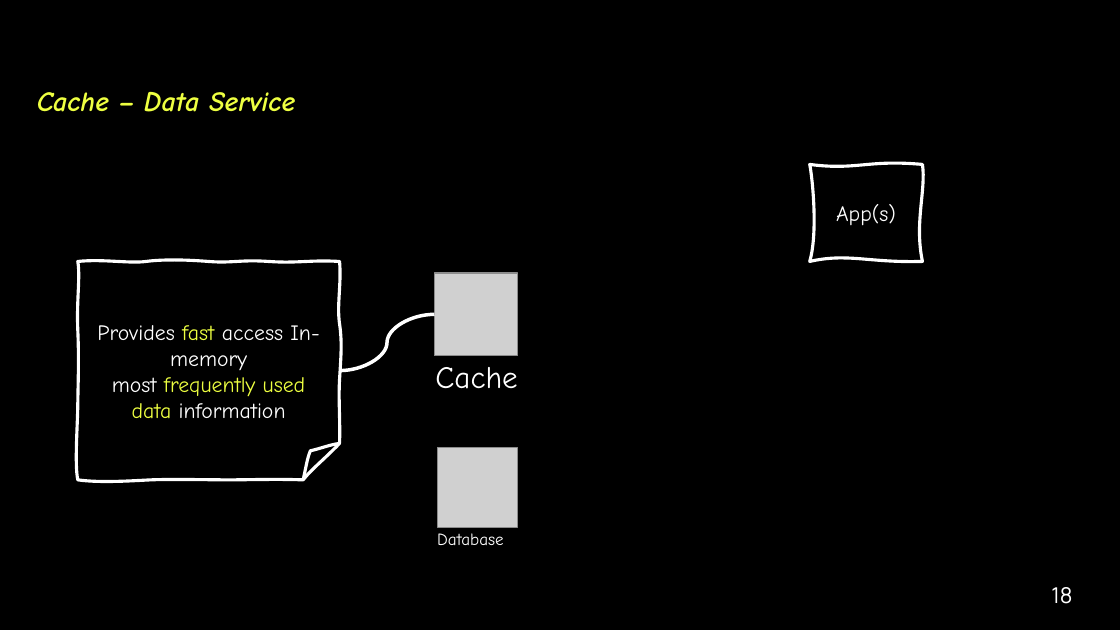
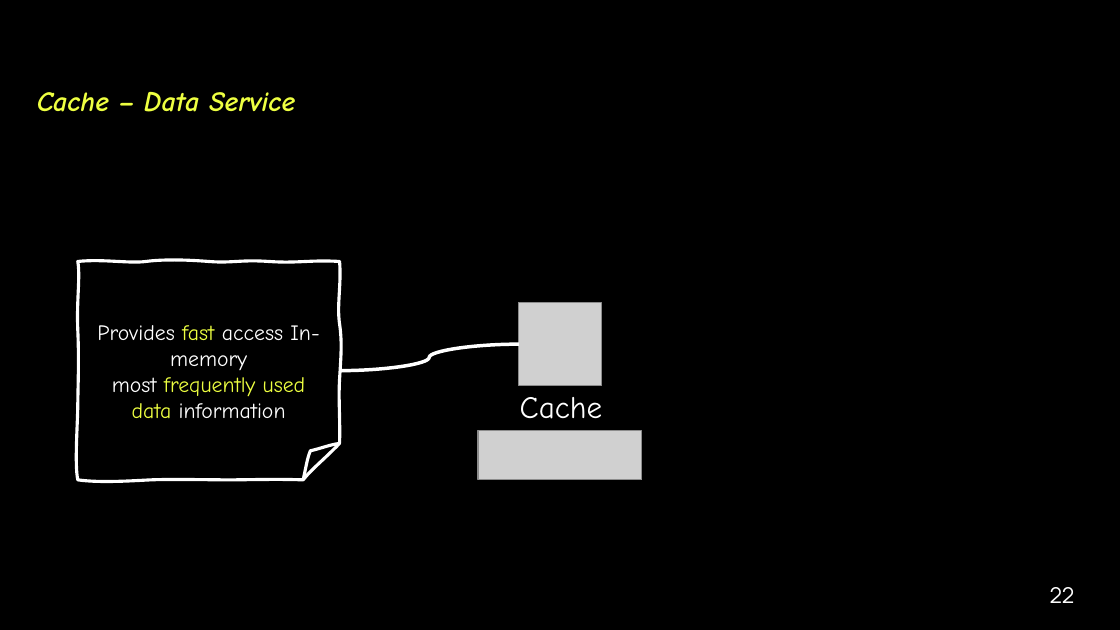
Before and after one commit to ggreen/real-time-AI-ML-event-streaming, a slide deck: slide 22 of docs/conferences/afrotech-realtime-ai-2024.pptx (slide 18 before the commit). Drawn at 1120x630 pixels with LibreOffice and Linux fonts; fonts in the diff are those of the drawing; grey boxes stand for pictures; background and template pictures are left out. Boxes give left, top, right and bottom in pixels: in the first picture for what was removed or moved away, otherwise in the second. Text is boxed around its words. In the diff, an @@ line names an element or a change of style, - is before the commit and + after.

```diff
--- a/docs/conferences/afrotech-realtime-ai-2024.pptx
+++ b/docs/conferences/afrotech-realtime-ai-2024.pptx
@@ freeform shape removed at (810, 165, 923, 262) @@
-App(s)
@@ picture: place and size @@
-picture at (435, 273, 517, 356)
+picture at (519, 302, 601, 385)
@@ curved line moved from (339, 371) - (435, 315) to (339, 371) - (519, 344) @@
@@ text "Cache": place and size @@
-text "Cache" at (435, 367, 517, 389)
+text "Cache" at (520, 397, 602, 419)
@@ picture removed at (438, 447, 517, 526) @@
@@ picture added at (478, 431, 642, 480) @@
@@ text removed at (437, 533, 504, 545) @@
-Database
@@ page number at (1050, 587, 1075, 603): text changed @@
-18
+22
```
Also in this commit, not shown: 15 other slides changed, 5 slides added, 2 slides removed, 13 other files.
